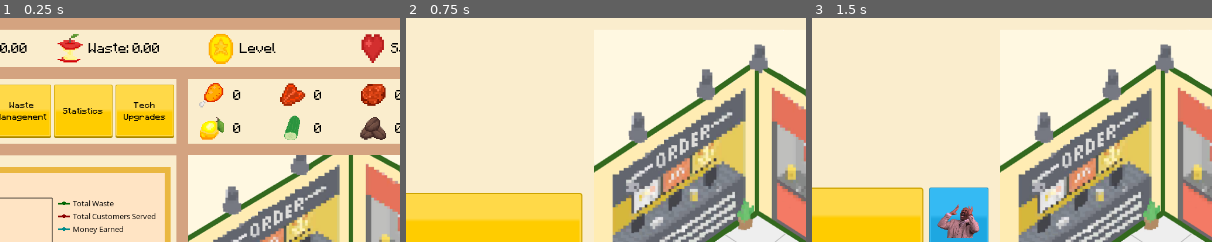
Above: before the commit, frames 1-3 (left to right).
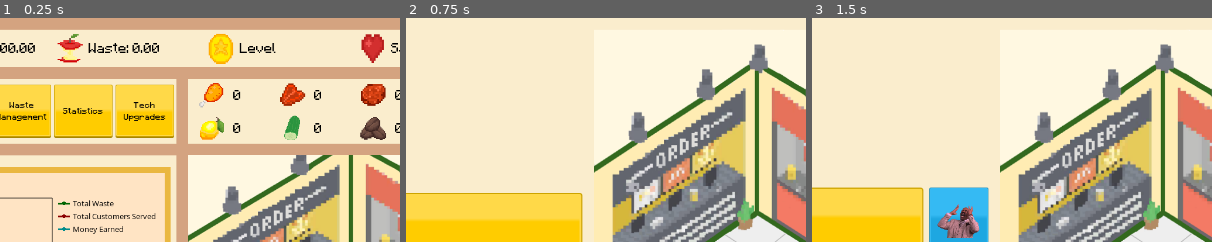
Above: after the commit, the same moments.

Repository: lhancewong/thesis-game-project
Game: Godot game, scene res://interfaces/on_daylight_menus/on_daylight_main.tscn
Same seed, same stepped clock (60 frames per second), same inputs: the game is played once before the commit and once after it. This scene is started directly instead of the project's main scene. Sound files missing from this copy of the repository are replaced by a short silence.
Inputs:
- Up to frame 1 (0.25 s): no input
- Up to frame 2 (0.75 s): click "To Title Screen" at 0.5 s
- Up to frame 3 (1.5 s): click "Start Game" at 1.25 s
The pictures show only the part of the screen within x 34-84%, y 0-50%; the shares and areas given below are measured in that part.

The runs differ from the first frame. In frame 1, 0.2% of the frame differs, in the area x 2-9%, y 11-16%; in frame 2, nothing differs; in frame 3, nothing differs.

Commit message:
Changed meal and ingredient prices to php

Diff:
--- a/entities/ingredient.tres
+++ b/entities/ingredient.tres
@@ -7,27 +7,47 @@
 script = ExtResource( 1 )
 chicken = {
 "id": 0,
-"price": 2.99,
+"price": 30.25,
 "type": "chicken"
 }
 beef = {
 "id": 1,
-"price": 4.99,
+"price": 68.0,
 "type": "beef"
 }
 pork = {
 "id": 2,
-"price": 3.49,
+"price": 60.0,
 "type": "pork"
 }
 curry_powder = {
 "id": 3,
-"price": 6.99,
+"price": 120.0,
 "type": "curry_powder"
+}
+lemon = {
+"id": 8,
+"price": 44.25,
+"type": "lemon"
+}
+cucumber = {
+"id": 9,
+"price": 42.25,
+"type": "cucumber"
+}
+coffee_mix = {
+"id": 10,
+"price": 17.5,
+"type": "coffee_mix"
+}
+milk = {
+"id": 11,
+"price": 31.4,
+"type": "milk"
 }
 potato = {
 "id": 4,
-"price": 0.79,
+"price": 0,
 "type": "potato"
 }
 spinach = {
@@ -45,23 +65,3 @@
 "price": 5.49,
 "type": "cheese"
 }
-lemon = {
-"id": 8,
-"price": 1,
-"type": "lemon"
-}
-cucumber = {
-"id": 9,
-"price": 1,
-"type": "cucumber"
-}
-coffee_mix = {
-"id": 10,
-"price": 2,
-"type": "coffee_mix"
-}
-milk = {
-"id": 11,
-"price": 2,
-"type": "milk"
-}
--- a/entities/meal.tres
+++ b/entities/meal.tres
@@ -7,33 +7,33 @@
 script = ExtResource( 1 )
 menu = {
 "beef_curry": {
-"base_price": 25,
+"base_price": 450,
 "id": 2,
 "ingredients": [ "beef", "curry_powder" ],
 "toppings": [ "potato", "spinach", "eggplant", "cheese" ],
 "type": "beef_curry"
 },
 "chicken_curry": {
-"base_price": 20,
+"base_price": 380,
 "id": 1,
 "ingredients": [ "chicken", "curry_powder" ],
 "toppings": [ "potato", "spinach", "eggplant", "cheese" ],
 "type": "chicken_curry"
 },
 "coffee": {
-"base_price": 6,
+"base_price": 100,
 "id": 5,
 "ingredients": [ "coffee_mix", "milk" ],
 "type": "coffee"
 },
 "lemonade": {
-"base_price": 3,
+"base_price": 140,
 "id": 4,
 "ingredients": [ "lemon", "cucumber" ],
 "type": "lemonade"
 },
 "pork_curry": {
-"base_price": 23,
+"base_price": 380,
 "id": 3,
 "ingredients": [ "pork", "curry_powder" ],
 "toppings": [ "potato", "spinach", "eggplant", "cheese" ],
--- a/scripts/entities/ingredient.gd
+++ b/scripts/entities/ingredient.gd
@@ -1,34 +1,65 @@
 class_name Ingredient
 extends Resource
 
+# https://thegoodmeat.ph/product/breasts-860g/
 export(Dictionary) var chicken = {
 	"id": 0,
 	"type": "chicken",
-	"price": 2.99,
+	"price": 30.25, # 0.23 per gram, 130 grams per serving
 }
 
+# https://thegoodmeat.ph/product/beef-cubes-500g/
 export(Dictionary) var beef = {
 	"id": 1,
 	"type": "beef",
-	"price": 4.99,
+	"price": 68.0, # 0.52 per gram, 130 grams per serving
 }
 
+# https://thegoodmeat.ph/product/pork-tonkatsu-500g/
 export(Dictionary) var pork = {
 	"id": 2,
 	"type": "pork",
-	"price": 3.49,
+	"price": 60.0, # 0.46 per gram, 130 grams per serving
 }
 
 export(Dictionary) var curry_powder = {
 	"id": 3,
 	"type": "curry_powder",
-	"price": 6.99,
+	"price": 120.0, # guesstimate
+}
+
+# https://safeselect.ph/products/lemon
+export(Dictionary) var lemon = {
+	"id": 8,
+	"type": "lemon",
+	"price": 44.25,
+}
+
+# https://safeselect.ph/products/cucumber-regular
+export(Dictionary) var cucumber = {
+	"id": 9,
+	"type": "cucumber",
+	"price": 42.25,
+}
+
+# https://tinyurl.com/5n8sfhzf
+export(Dictionary) var coffee_mix = {
+	"id": 10,
+	"type": "coffee_mix",
+	"price": 17.50,
+}
+
+# https://gourmetdirectph.myshopify.com/products/hmi-35-milk
+export(Dictionary) var milk = {
+	"id": 11,
+	"type": "milk",
+	"price": 31.40,
 }
 
 export(Dictionary) var potato = {
 	"id": 4,
 	"type": "potato",
-	"price": 0.79,
+	"price": 0,
 }
 
 export(Dictionary) var spinach = {
@@ -48,27 +79,3 @@
 	"type": "cheese",
 	"price": 5.49,
 }
-
-export(Dictionary) var lemon = {
-	"id": 8,
-	"type": "lemon",
-	"price": 1,
-}
-
-export(Dictionary) var cucumber = {
-	"id": 9,
-	"type": "cucumber",
-	"price": 1,
-}
-
-export(Dictionary) var coffee_mix = {
-	"id": 10,
-	"type": "coffee_mix",
-	"price": 2,
-}
-
-export(Dictionary) var milk = {
-	"id": 11,
-	"type": "milk",
-	"price": 2,
-}
--- a/scripts/entities/meal.gd
+++ b/scripts/entities/meal.gd
@@ -4,34 +4,34 @@
 export(Dictionary) var menu = {
 	chicken_curry = {
 		"id": 1,
-		"base_price": 20,
+		"base_price": 380,
 		"type": "chicken_curry",
 		"ingredients": ["chicken", "curry_powder"],
 		"toppings": ["potato", "spinach", "eggplant", "cheese"],
 	},
 	beef_curry = {
 		"id": 2,
-		"base_price": 25,
+		"base_price": 450,
 		"type": "beef_curry",
 		"ingredients": ["beef", "curry_powder"],
 		"toppings": ["potato", "spinach", "eggplant", "cheese"],
 	},
 	pork_curry = {
 		"id": 3,
-		"base_price": 23,
+		"base_price": 380,
 		"type": "pork_curry",
 		"ingredients": ["pork", "curry_powder"],
 		"toppings": ["potato", "spinach", "eggplant", "cheese"],
 	},
 	lemonade = {
 		"id": 4,
-		"base_price": 3,
+		"base_price": 140,
 		"type": "lemonade",
 		"ingredients": ["lemon", "cucumber"],
 	},
 	coffee = {
 		"id": 5,
-		"base_price": 6,
+		"base_price": 100,
 		"type": "coffee",
 		"ingredients": ["coffee_mix", "milk"],
 	},
--- a/scripts/game.gd
+++ b/scripts/game.gd
@@ -3,14 +3,14 @@
 export(Resource) var MEAL
 
 # Game variables
-onready var money = 100.0
+onready var money = 1000.0
 onready var edible_waste = 0.0
 onready var inedible_waste = 0.0
 onready var satisfaction = 0.0
 onready var day = 0
 
 onready var store_level = 0
-onready var skill_point = 0
+onready var skill_points = 0
 
 onready var compost_stack = []
 onready var last_compost_day = 0
@@ -21,7 +21,7 @@
 	pork = false,
 }
 onready var unlocked_tech = {
-	composting = false,
+	composting = true,
 	industrial = false,
 	feed_animals = false,
 	feed_humans = false,
@@ -91,7 +91,7 @@
 	day = 0
 
 	store_level = 0
-	skill_point = 0
+	skill_points = 0
 
 	compost_stack = []
 	last_compost_day = 0
@@ -102,7 +102,7 @@
 		pork = false,
 	}
 	unlocked_tech = {
-		composting = false,
+		composting = true,
 		industrial = false,
 		feed_animals = false,
 		feed_humans = false,
--- a/scripts/guis/in_game_console.gd
+++ b/scripts/guis/in_game_console.gd
@@ -4,7 +4,7 @@
 
 
 func add_entry(dict: Dictionary) -> void:
-	var format_text = "> A %s bought $%.1f amount of %s which produced %.1fg of waste. They were %.1f happy."
+	var format_text = "> A %s bought ₱%.1f amount of %s which produced %.1fg of waste. They were %.1f happy."
 	var text = (
 		format_text
 		% [
--- a/scripts/guis/tech_upgrades.gd
+++ b/scripts/guis/tech_upgrades.gd
@@ -14,37 +14,29 @@
 func _process(delta):
 	$VBoxContainer/HBoxContainer/Text/Amount/AmntLabel.text = (
 		"Skill Points: "
-		+ str(Game.skill_point)
+		+ str(Game.skill_points)
 	)
 
 
 func _on_ComUnlock_pressed():
-	if Game.skill_point > 0:
-		Game.skill_point -= 1
-		Game.strat_hndlr.unlock_strategy(1)
-	else:
-		return
+	if Game.skill_points > 0:
+		Game.skill_points -= 1
+		Game.strat_hndlr.unlock_strategy('composting')
 
 
 func _on_IndusUnlock_pressed():
-	if Game.skill_point > 0:
-		Game.skill_point -= 1
-		Game.strat_hndlr.unlock_strategy(2)
-	else:
-		return
+	if Game.skill_points > 0:
+		Game.skill_points -= 1
+		Game.strat_hndlr.unlock_strategy('industrial')
 
 
 func _on_AniUnlock_pressed():
-	if Game.skill_point > 0:
-		Game.skill_point -= 1
-		Game.strat_hndlr.unlock_strategy(3)
-	else:
-		return
+	if Game.skill_points > 0:
+		Game.skill_points -= 1
+		Game.strat_hndlr.unlock_strategy('feed_animals')
 
 
 func _on_SheltUnlock_pressed():
-	if Game.skill_point > 0:
-		Game.skill_point -= 1
-		Game.strat_hndlr.unlock_strategy(4)
-	else:
-		return
+	if Game.skill_points > 0:
+		Game.skill_points -= 1
+		Game.strat_hndlr.unlock_strategy('feed_humans')
--- a/scripts/handlers/day_cycle_handler.gd
+++ b/scripts/handlers/day_cycle_handler.gd
@@ -11,7 +11,7 @@
 	init_daily_statistics()
 	$"../Ingredient".check_unlocked_ingredients()
 	$"../Strategy".check_store_level()
-	Game.strat_hndlr.load_unlocked_strats()
+	$"../Strategy".load_unlocked_strats()
 
 
 func init_daily_statistics():
--- a/scripts/handlers/ingredient_handler.gd
+++ b/scripts/handlers/ingredient_handler.gd
@@ -42,7 +42,7 @@
 
 		debug_msg = "Bought %.2f dollars of %s"
 	else:
-		debug_msg = "You broke ass bitch you can't afford %.2f dollars of %s"
+		debug_msg = "You broke ass bitch you can't afford %.2f pesos of %s"
 
 	if get_tree().current_scene.name == "OnDaylight":
 		var terminal = get_node(
--- a/scripts/handlers/save_handler.gd
+++ b/scripts/handlers/save_handler.gd
@@ -18,6 +18,9 @@
 		"stats_per_day": Game.stats_per_day,
 		"compost_stack": Game.compost_stack,
 		"last_compost_day": Game.last_compost_day,
+		"unlocked_tech": Game.unlocked_tech,
+		"store_level": Game.store_level,
+		"skill_points": Game.skill_points,
 		"meal_prices": Game.meal_prices,
 	}
 	return save_dict
--- a/scripts/handlers/strategy_handler.gd
+++ b/scripts/handlers/strategy_handler.gd
@@ -45,25 +45,25 @@
 		)
 
 		match type:
-			1:
+			'composting':
 				Game.unlocked_tech["compost"] = true
 				compost_block_node.visible = false
 				compost_node.visible = true
 				compost_unlock_button.disabled = true
 				compost_unlock_button.text = str("unlocked")
-			2:
+			'industrial':
 				Game.unlocked_tech["industrial"] = true
 				indus_block_node.visible = false
 				indus_node.visible = true
 				indus_unlock_button.disabled = true
 				indus_unlock_button.text = str("unlocked")
-			3:
+			'feed_animals':
 				Game.unlocked_tech["feed_animals"] = true
 				ani_block_node.visible = false
 				ani_node.visible = true
 				ani_unlock_button.disabled = true
 				ani_unlock_button.text = str("unlocked")
-			4:
+			'feed_humans':
 				Game.unlocked_tech["feed_humans"] = true
 				shelter_block_node.visible = false
 				shelter_node.visible = true
@@ -78,24 +78,11 @@
 		Game.skill_point += 1
 
 
-func check_unlocked_tech():
-	var unlocked = Game.unlocked_tech
-	for tech in Game.unlocked_tech:
-		if unlocked[str(tech)]:
-			pass
-
-
 func landfill_cost(amount):
 	Game.money -= amount * 2
 
 
 func load_unlocked_strats():
-	var temp_array = []
-	for i in Game.unlocked_tech:
-		if Game.unlocked_tech[i] == true:
-			temp_array.append(1)
-		else:
-			temp_array.append(0)
-	for i in range(len(temp_array)):
-		if temp_array[i] == 1:
-			unlock_strategy(i + 1)
+	for key in Game.unlocked_tech:
+		if Game.unlocked_tech[str(key)]:
+			unlock_strategy(str(key))
